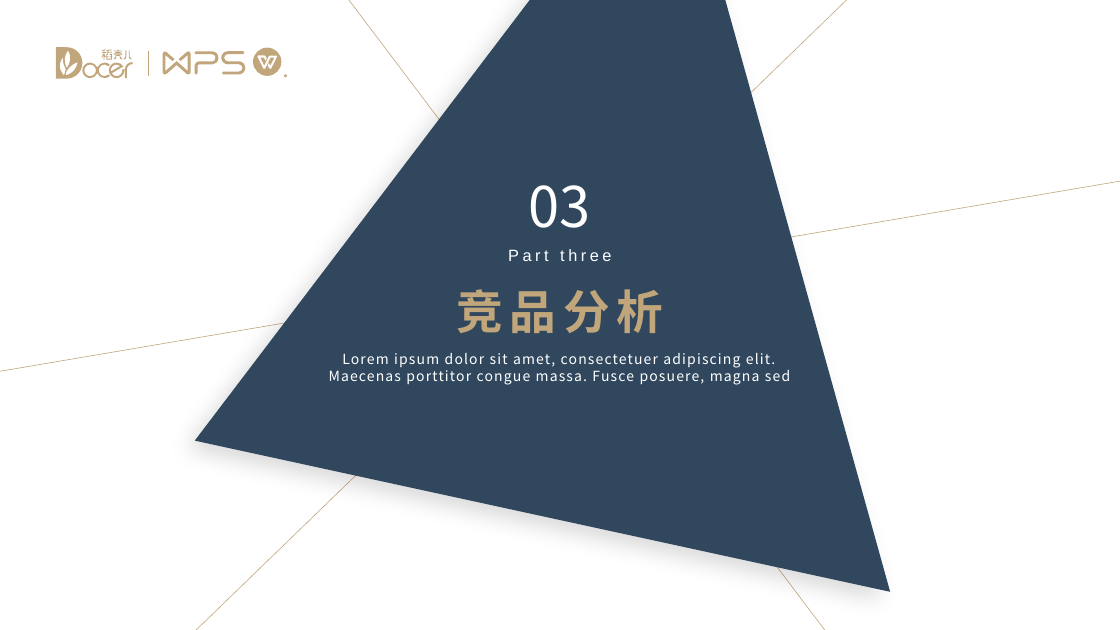
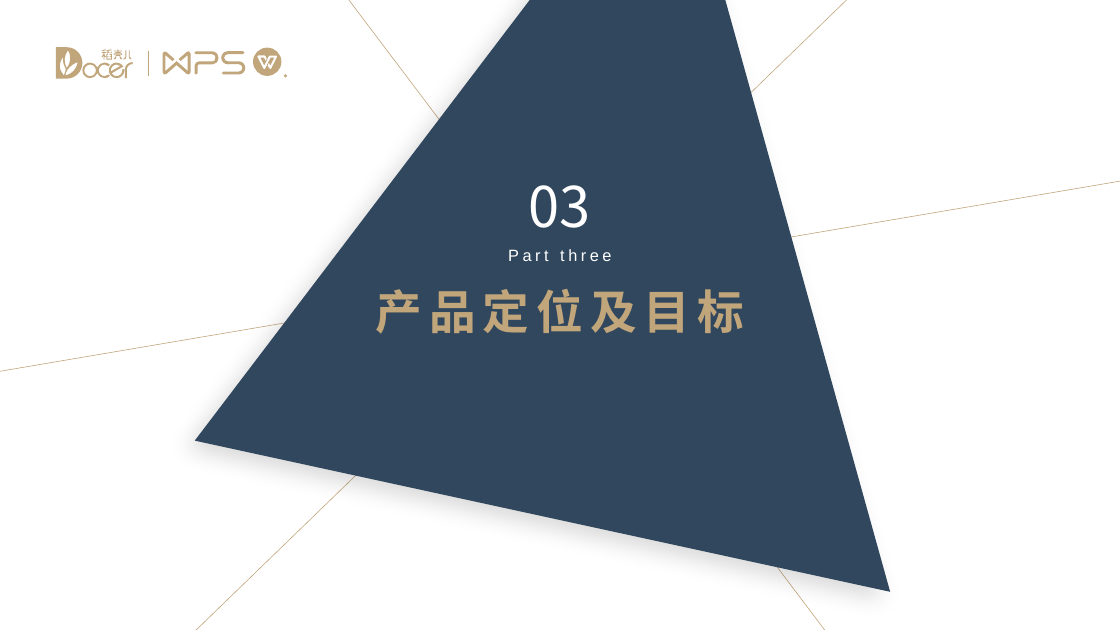
Before and after one commit to android-app-development-course/2024-Spring-Computer-1-EasyStoring, a slide deck: slide 13 of 开发文档/收纳易产品方案分析.pptx (slide 10 before the commit). Drawn at 1120x630 pixels with LibreOffice and Linux fonts; fonts in the diff are those of the drawing. Boxes give left, top, right and bottom in pixels: in the first picture for what was removed or moved away, otherwise in the second. Text is boxed around its words. In the diff, an @@ line names an element or a change of style, - is before the commit and + after.

```diff
--- a/开发文档/收纳易产品方案分析.pptx
+++ b/开发文档/收纳易产品方案分析.pptx
@@ text at (376, 289, 744, 334): text changed @@
-竞品分析
+产品定位及目标
@@ text removed at (329, 353, 790, 385) @@
-Lorem ipsum dolor sit amet, consectetuer adipiscing elit. Maecenas porttitor congue massa. Fusce posuere, magna sed
```
Also in this commit, not shown: 5 other slides changed, 16 slides added, 10 slides removed, 2 other files.
